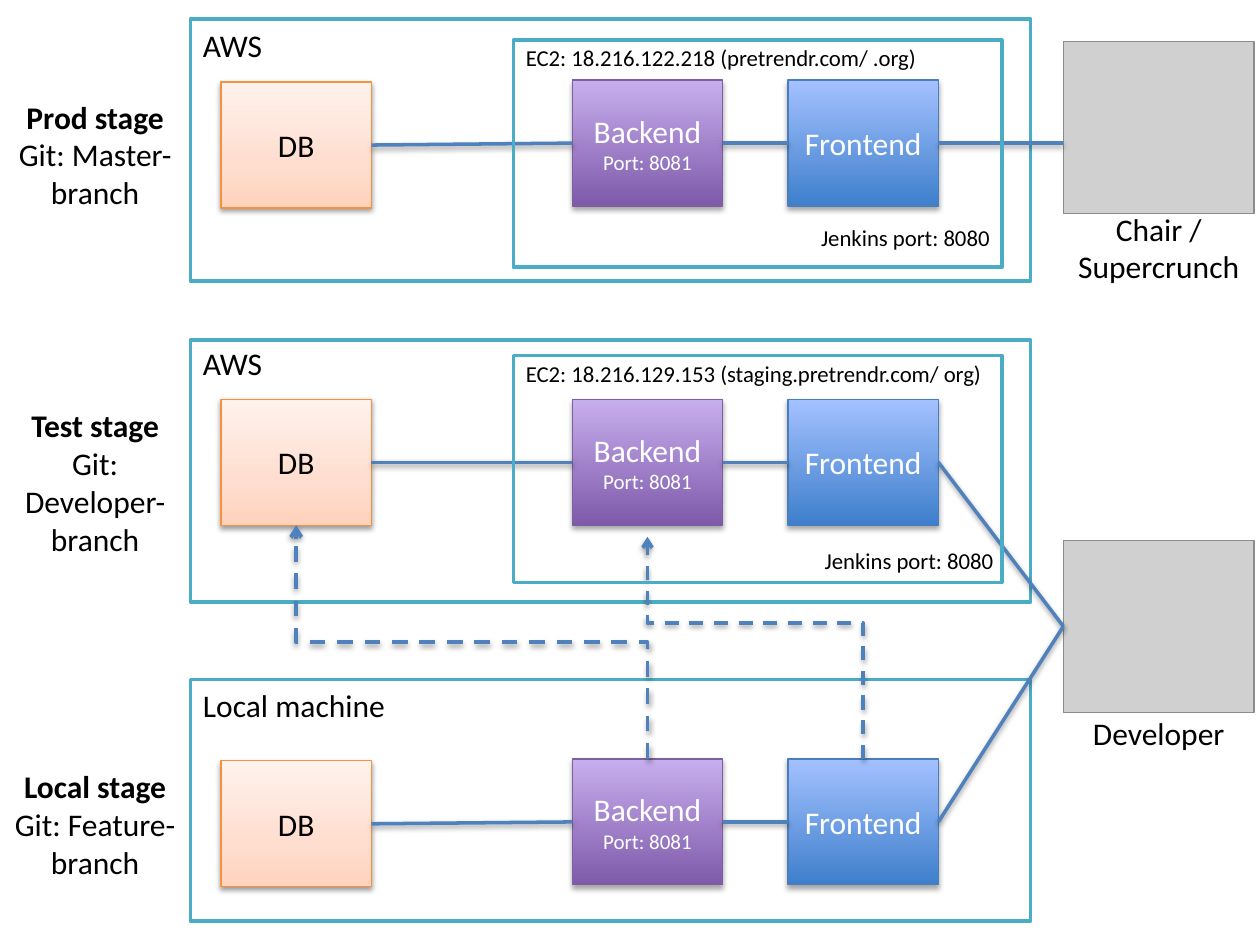
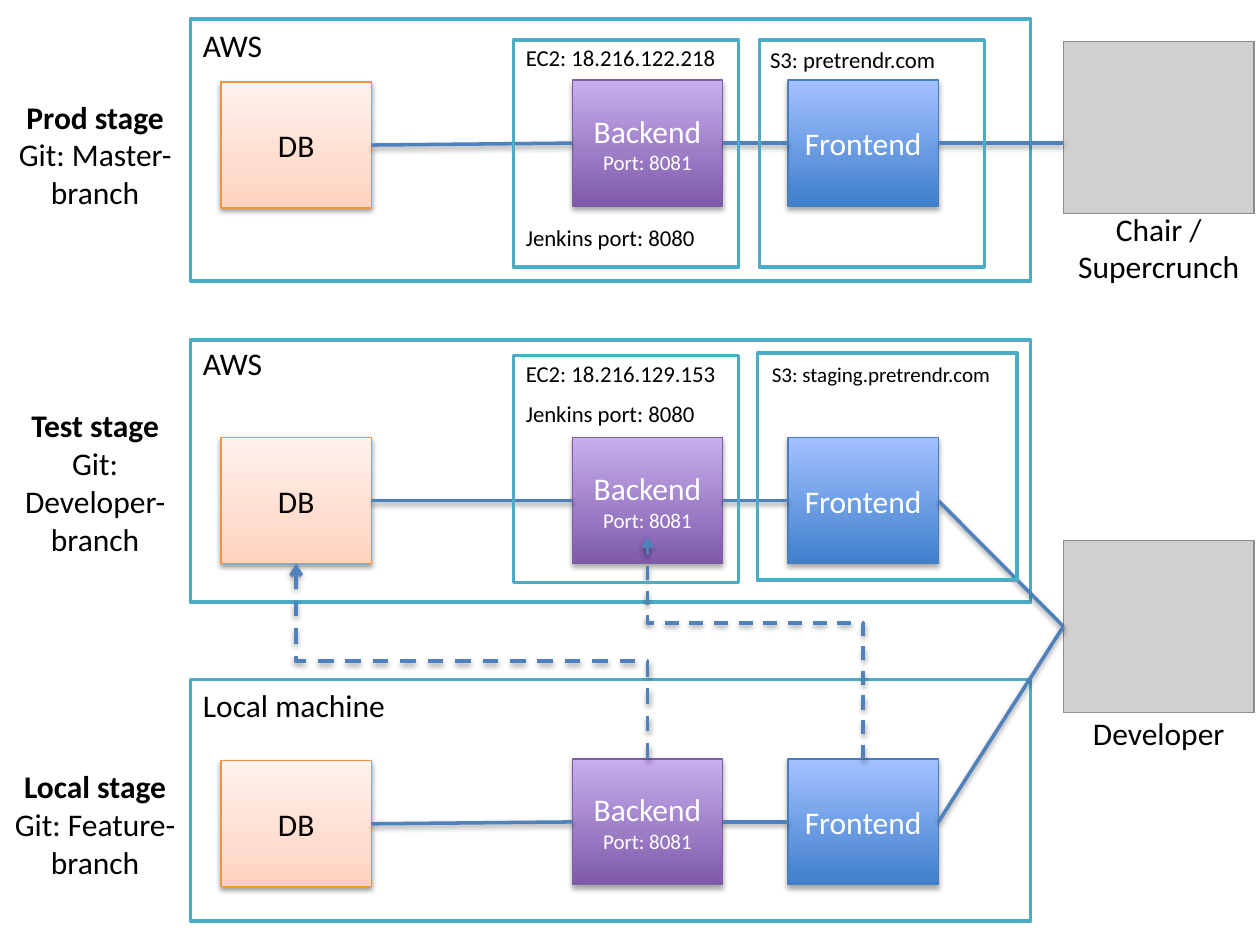
Before and after one commit to Astarch/amos-ws18-proj3, a slide deck: slide 1 of architecture/architecture_stages.pptx. Drawn at 1260x945 pixels with LibreOffice and Linux fonts; fonts in the diff are those of the drawing; grey boxes stand for pictures. Boxes give left, top, right and bottom in pixels: in the first picture for what was removed or moved away, otherwise in the second. Text is boxed around its words. In the diff, an @@ line names an element or a change of style, - is before the commit and + after.

```diff
--- a/architecture/architecture_stages.pptx
+++ b/architecture/architecture_stages.pptx
@@ rectangle resized from (x1=513, y1=40, x2=1002, y2=267) to (x1=513, y1=40, x2=738, y2=267) @@
@@ text at (x1=526, y1=50, x2=715, y2=66): text changed @@
-EC2: 18.216.122.218 (pretrendr.com/ .org)
+EC2: 18.216.122.218
@@ rectangle added at (x1=760, y1=40, x2=985, y2=267), outline #4BACC6 2 pt @@
@@ text added at (x1=770, y1=52, x2=935, y2=72), 13 pt, text #000000 @@
+S3: pretrendr.com
@@ text "Jenkins port: 8080" at (x1=526, y1=230, x2=694, y2=250): alignment right to left @@
@@ rectangle resized from (x1=513, y1=355, x2=1002, y2=582) to (x1=513, y1=355, x2=738, y2=582) @@
@@ rectangle added at (x1=757, y1=353, x2=1017, y2=580), outline #4BACC6 2 pt @@
@@ text at (x1=526, y1=366, x2=715, y2=382): text changed @@
-EC2: 18.216.129.153 (staging.pretrendr.com/ org)
+EC2: 18.216.129.153
@@ text added at (x1=772, y1=367, x2=989, y2=386), 12 pt, text #000000 @@
+S3: staging.pretrendr.com
@@ text "Jenkins port: 8080" at (x1=526, y1=406, x2=694, y2=426): alignment right to left @@
@@ text "Jenkins port: 8080" moved from (x1=825, y1=553, x2=993, y2=573) to (x1=526, y1=406, x2=694, y2=426) @@
@@ 3 rectangles, 2 lines moved together from (x1=220, y1=399, x2=937, y2=525) to (x1=220, y1=437, x2=937, y2=563) @@
@@ line moved from (1063, 626) - (939, 462) to (1063, 626) - (939, 500) @@
@@ elbow arrow moved from (648, 759) - (296, 525) to (648, 759) - (296, 563) @@
```
Also in this commit, not shown: 2 other files.
